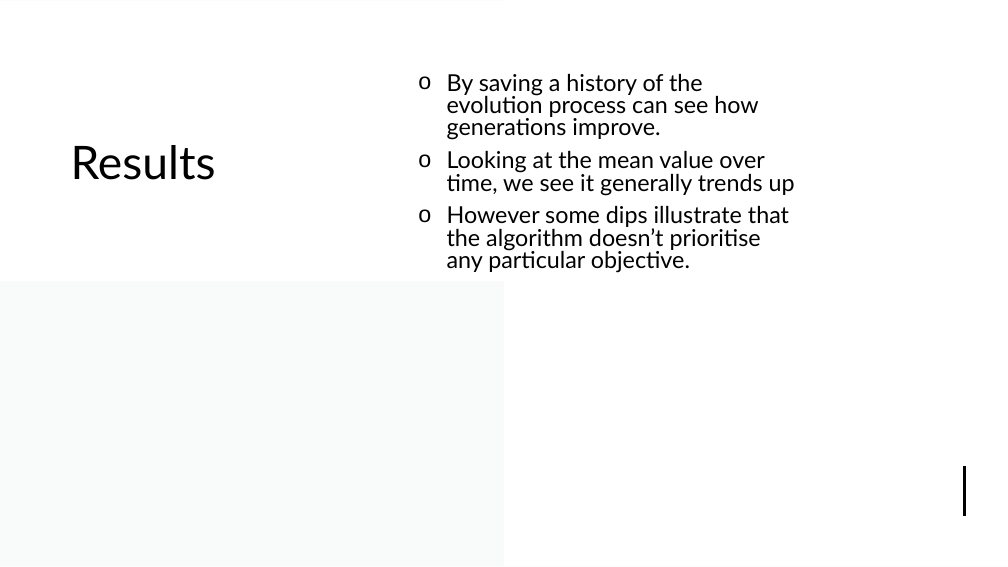
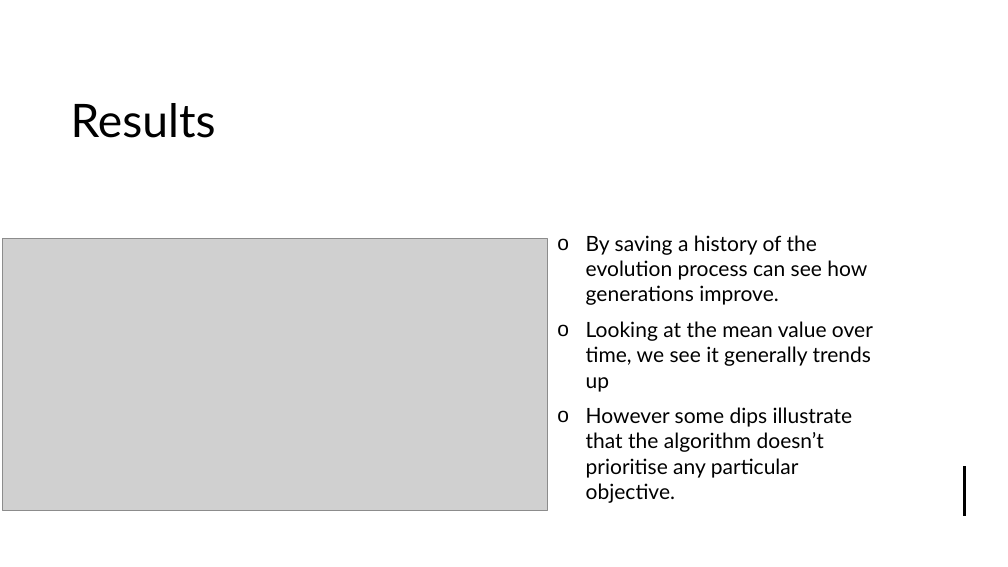
Before and after one commit to james-a-page/CS310Project, a slide deck: slide 15 of Documents/Presentation/ProjectPresentation-JamesPage.pptx. Drawn at 1008x567 pixels with LibreOffice and Linux fonts; fonts in the diff are those of the drawing; grey boxes stand for pictures. Boxes give left, top, right and bottom in pixels: in the first picture for what was removed or moved away, otherwise in the second. Text is boxed around its words. In the diff, an @@ line names an element or a change of style, - is before the commit and + after.

```diff
--- a/Documents/Presentation/ProjectPresentation-JamesPage.pptx
+++ b/Documents/Presentation/ProjectPresentation-JamesPage.pptx
@@ rectangle resized from (x1=0, y1=1, x2=1008, y2=281) to (x1=0, y1=0, x2=1008, y2=189) @@
@@ rectangle at (x1=0, y1=0, x2=1008, y2=189): shadow changed @@
@@ rectangle removed at (x1=0, y1=0, x2=1008, y2=566) @@
@@ rectangle removed at (x1=504, y1=0, x2=1008, y2=566) @@
@@ title "Results" moved from (x1=71, y1=145, x2=216, y2=180) to (x1=71, y1=103, x2=216, y2=138) @@
@@ picture added at (x1=2, y1=238, x2=547, y2=510) @@
@@ text "By saving a history of ..." moved from (x1=447, y1=74, x2=795, y2=273) to (x1=586, y1=235, x2=873, y2=503) @@
@@ text "By saving a history of ..." at (x1=586, y1=235, x2=873, y2=503): size 22.2 to 20 pt; line spacing 0.8 to 1; vertical alignment bottom to middle @@
```
Also in this commit, not shown: 5 other slides changed, 1 slide added, 1 slide removed, 14 other files.
